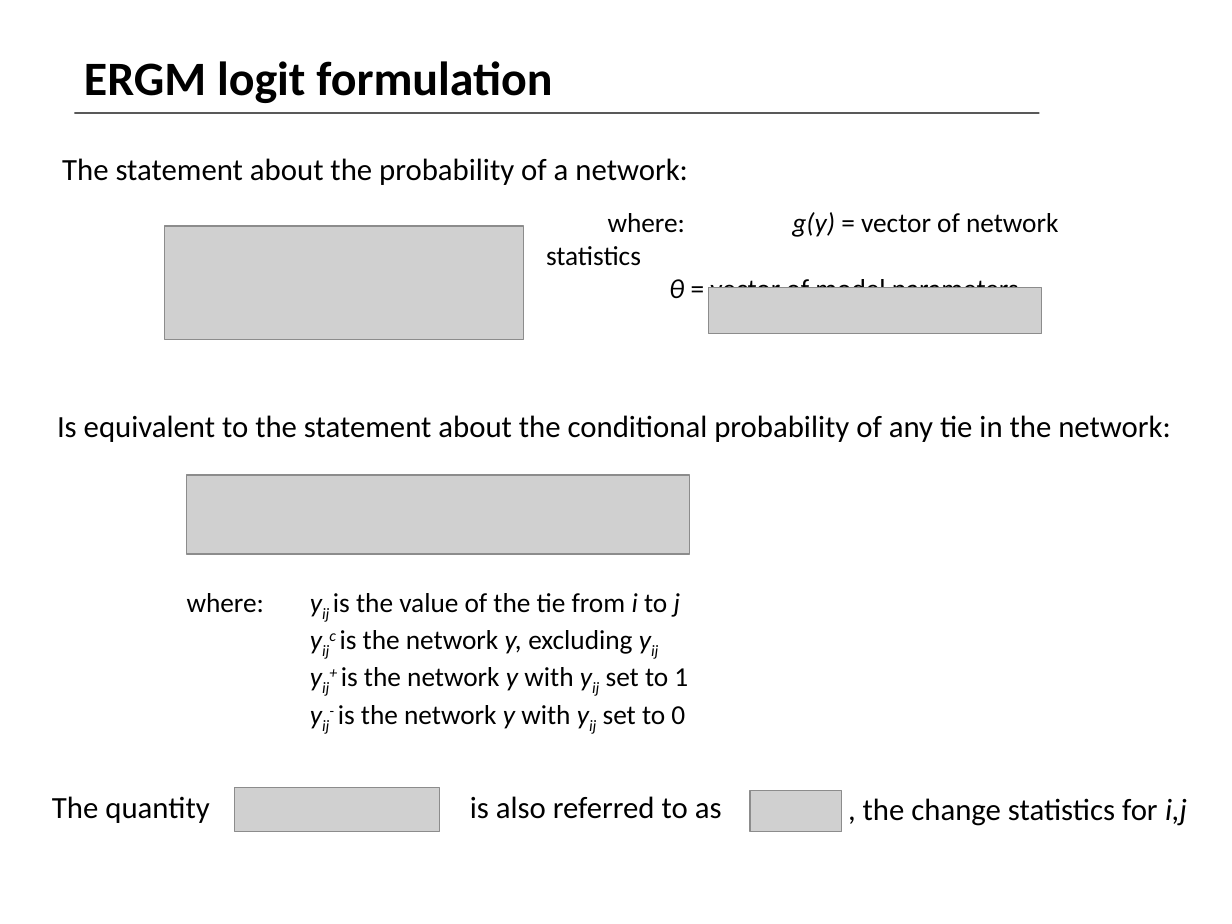
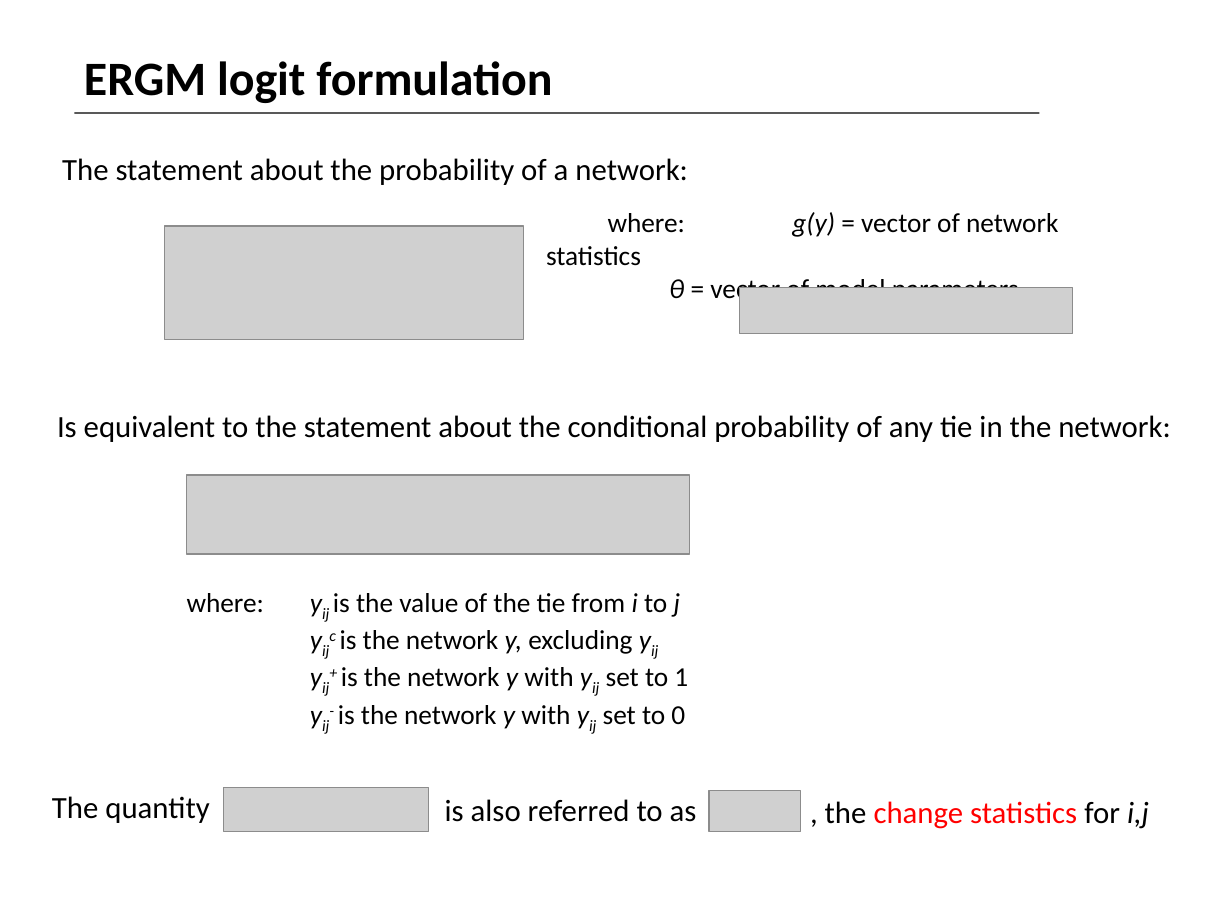
Before and after one commit to statnet/Workshops----OBSOLETE, a slide deck: slide 4 of ergm.userterms/EUT tutorial slides.pptx (slide 3 before the commit). Drawn at 1232x924 pixels with LibreOffice and Linux fonts; fonts in the diff are those of the drawing; grey boxes stand for pictures. Boxes give left, top, right and bottom in pixels: in the first picture for what was removed or moved away, otherwise in the second. Text is boxed around its words. In the diff, an @@ line names an element or a change of style, - is before the commit and + after.

```diff
--- a/ergm.userterms/EUT tutorial slides.pptx
+++ b/ergm.userterms/EUT tutorial slides.pptx
@@ picture: place and size @@
-picture at box(708, 287, 1042, 334)
+picture at box(739, 287, 1073, 334)
@@ picture: place and size @@
-picture at box(234, 787, 439, 832)
+picture at box(224, 787, 429, 832)
@@ text "is also referred to as": place and size @@
-text "is also referred to as" at box(470, 796, 722, 819)
+text "is also referred to as" at box(445, 799, 697, 822)
@@ picture: place and size @@
-picture at box(750, 791, 843, 832)
+picture at box(708, 791, 801, 832)
@@ text ", the change statistics for ...": place and size @@
-text ", the change statistics for ..." at box(863, 798, 1187, 826)
+text ", the change statistics for ..." at box(825, 801, 1149, 829)
@@ text ", the change statistics for ..." at box(825, 801, 1149, 829): text colour #000000 to #FF0000 in "change statistics" @@
```
Also in this commit, not shown: 48 other slides changed, 4 slides added, 1 slide removed.
